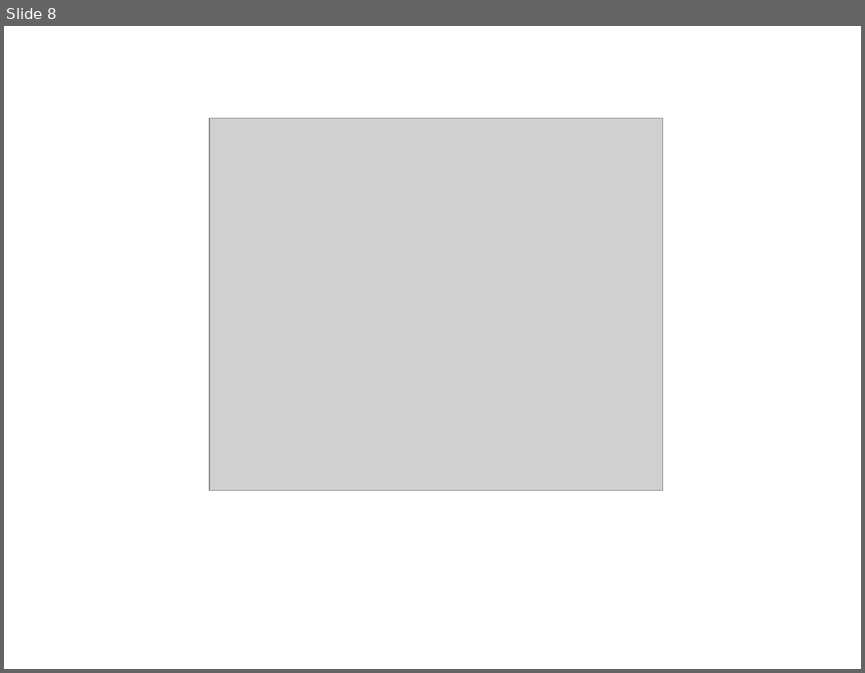
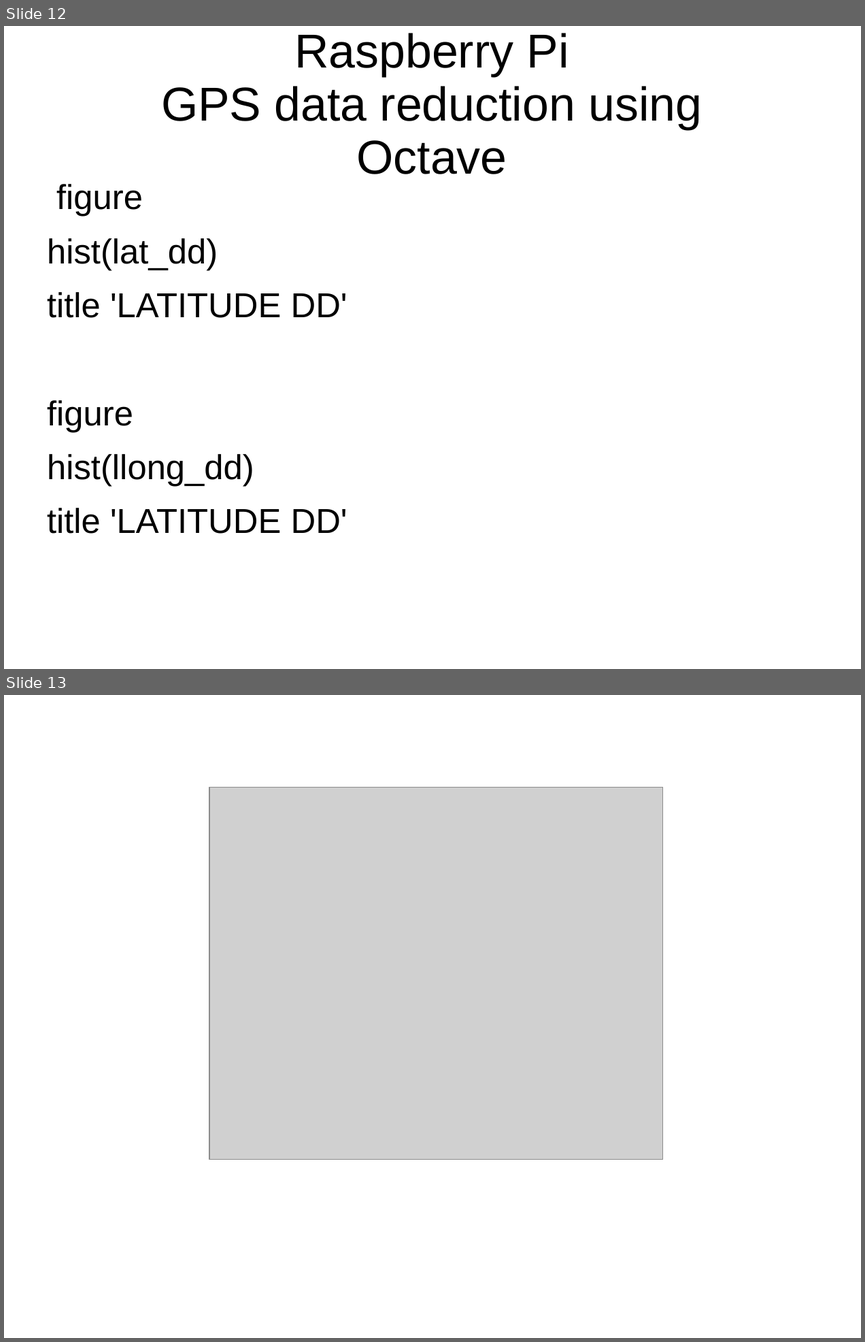
Before and after one commit to develone/EKIS, a slide deck: presentations/Raspberrypi_data_reduction.ppt. Shown one above the other, each under a label of ours: slide 8 before the commit, slides 12 and 13 after it. The pictures are 865x673 and 865x1342 pixels, drawn with LibreOffice and Linux fonts; fonts in the diff are those of the drawing; grey boxes stand for pictures. Boxes give left, top, right and bottom in pixels: in the first picture for what was removed or moved away, otherwise in the second. Text is boxed around its words. In the diff, an @@ line names an element or a change of style, - is before the commit and + after.

```diff
--- a/presentations/Raspberrypi_data_reduction.ppt
+++ b/presentations/Raspberrypi_data_reduction.ppt
@@ slide 12 added at (4, 26, 861, 669), background #FFFFFF @@
@@ title added at (161, 33, 702, 174), 44 pt, text #000000 @@
+Raspberry Pi
+GPS data reduction using
+Octave
@@ text added at (47, 184, 347, 533), 32 pt, text #000000 @@
+figure
+hist(lat_dd)
+title 'LATITUDE DD'
+figure
+hist(llong_dd)
+title 'LATITUDE DD'
@@ what was slide 8 is now slide 13 @@
```
Also in this commit, not shown: 8 other slides added.
